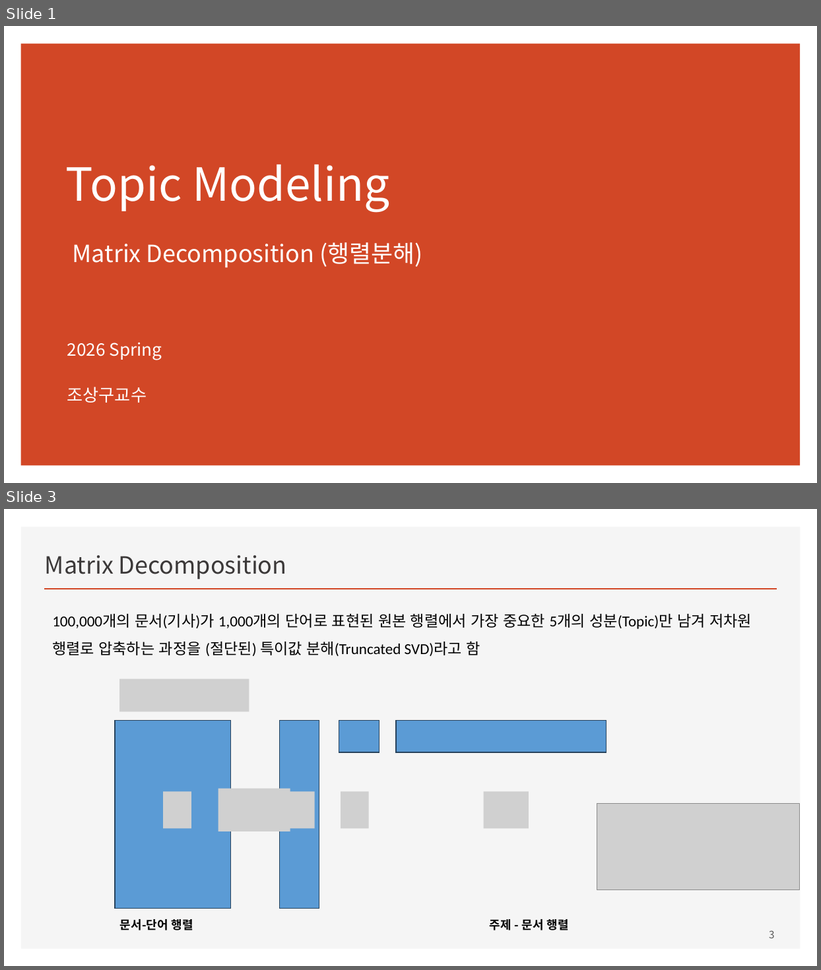
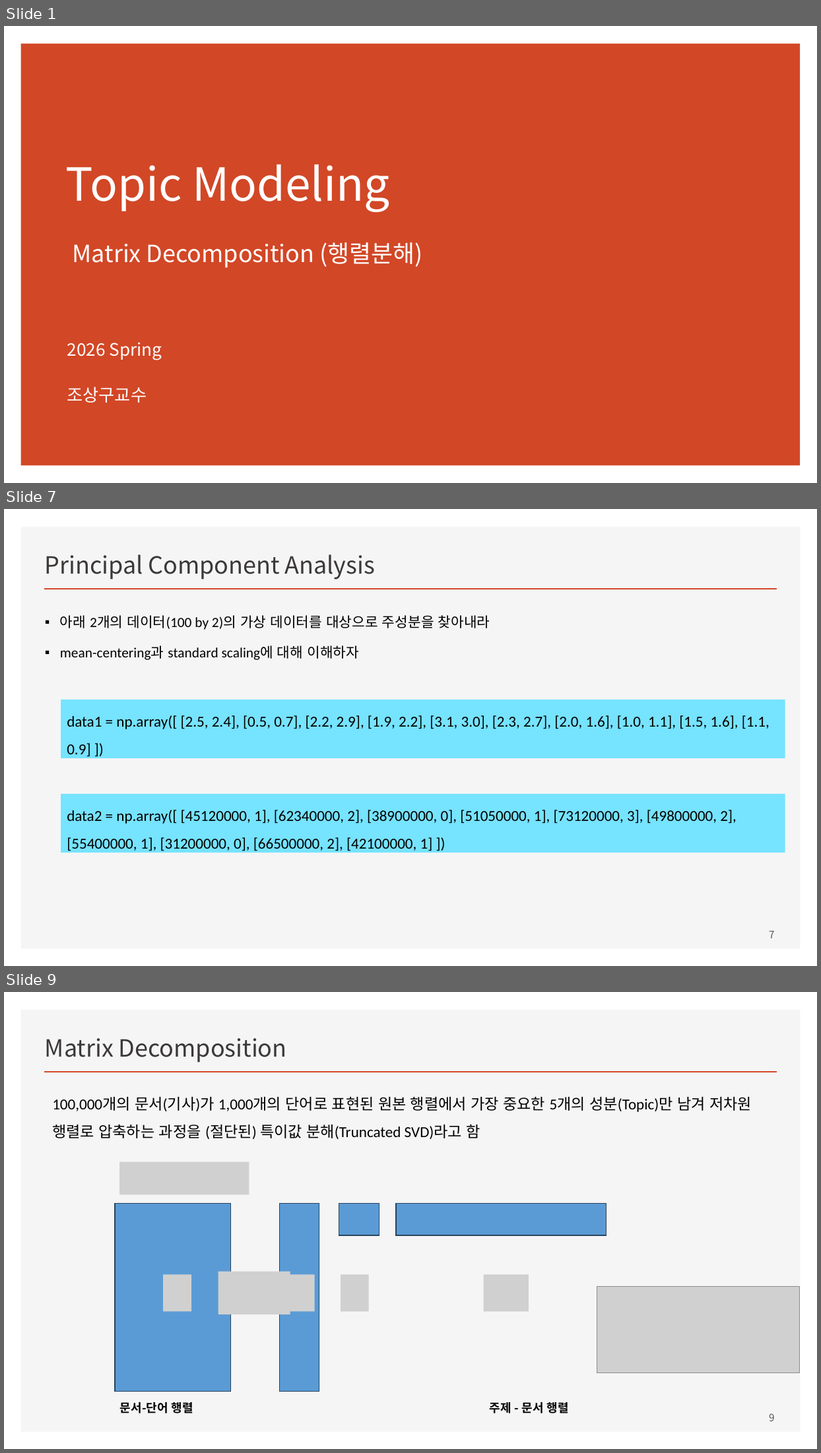
Before and after one commit to ancestor9/mathematics-for-machine-learning, a slide deck: Linear_Algebra/w9_Topic Modeling.pptx. Shown one above the other, each under a label of ours: slides 1 and 3 before the commit, slides 1, 7 and 9 after it; the slides between them are not shown. The pictures are 821x970 and 821x1453 pixels, drawn with LibreOffice and Linux fonts; fonts in the diff are those of the drawing; grey boxes stand for pictures. Boxes give left, top, right and bottom in pixels: in the first picture for what was removed or moved away, otherwise in the second. Text is boxed around its words. In the diff, an @@ line names an element or a change of style, - is before the commit and + after.

```diff
--- a/Linear_Algebra/w9_Topic Modeling.pptx
+++ b/Linear_Algebra/w9_Topic Modeling.pptx
@@ slide 7 added at (x1=4, y1=509, x2=817, y2=966), background #FFFFFF; not listed: 2 template elements that a slide beside it also shows @@
@@ title added at (x1=45, y1=555, x2=375, y2=580), 28 pt, text #3B3838 @@
+Principal Component Analysis
@@ text added at (x1=60, y1=615, x2=490, y2=660), 16.6 pt, text #000000 @@
+▪ 아래 2개의 데이터(100 by 2)의 가상 데이터를 대상으로 주성분을 찾아내라
+▪ mean-centering과 standard scaling에 대해 이해하자
@@ rectangle added at (x1=61, y1=700, x2=785, y2=758), fill #76E3FF, 18 pt, text #000000 @@
+data1 = np.array([ [2.5, 2.4], [0.5, 0.7], [2.2, 2.9], [1.9, 2.2], [3.1, 3.0], [2.3, 2.7], [2.0, 1.6], [1.0, 1.1], [1.5, 1.6], [1.1, 0.9] ])
@@ rectangle added at (x1=61, y1=794, x2=785, y2=852), fill #76E3FF, 18 pt, text #000000 @@
+data2 = np.array([ [45120000, 1], [62340000, 2], [38900000, 0], [51050000, 1], [73120000, 3], [49800000, 2], [55400000, 1], [31200000, 0], [66500000, 2], [42100000, 1] ])
@@ page number added at (x1=769, y1=931, x2=775, y2=939), 12 pt, text #595959 @@
+7
@@ what was slide 3 is now slide 9 @@
@@ page number at (x1=769, y1=1414, x2=775, y2=1422): text changed @@
-3
+9
```
Also in this commit, not shown: 7 slides changed, 5 other slides added.
